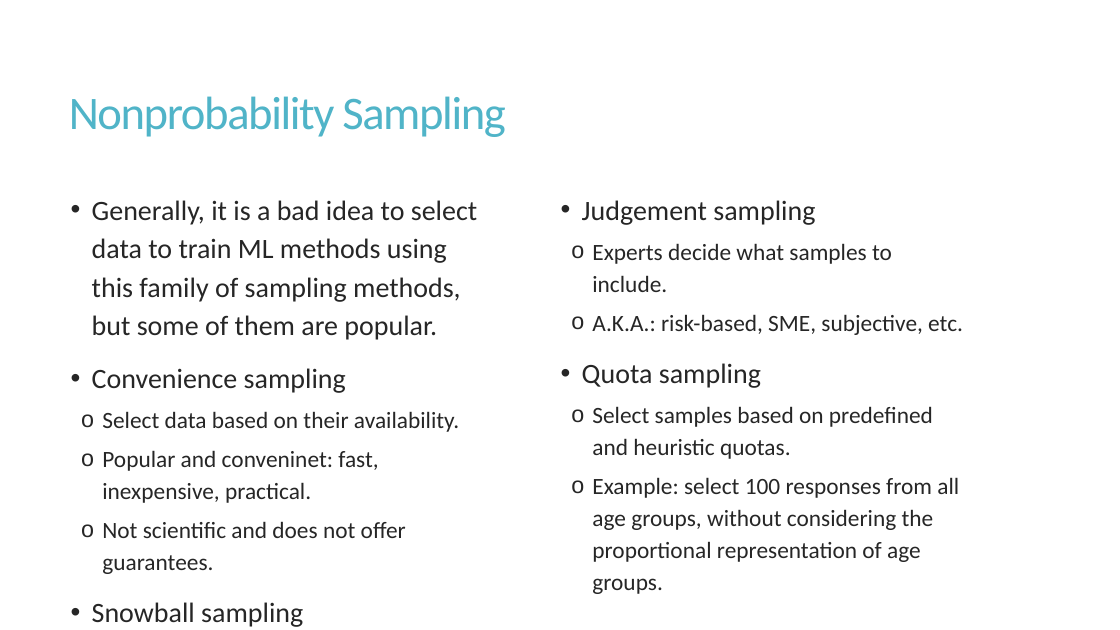
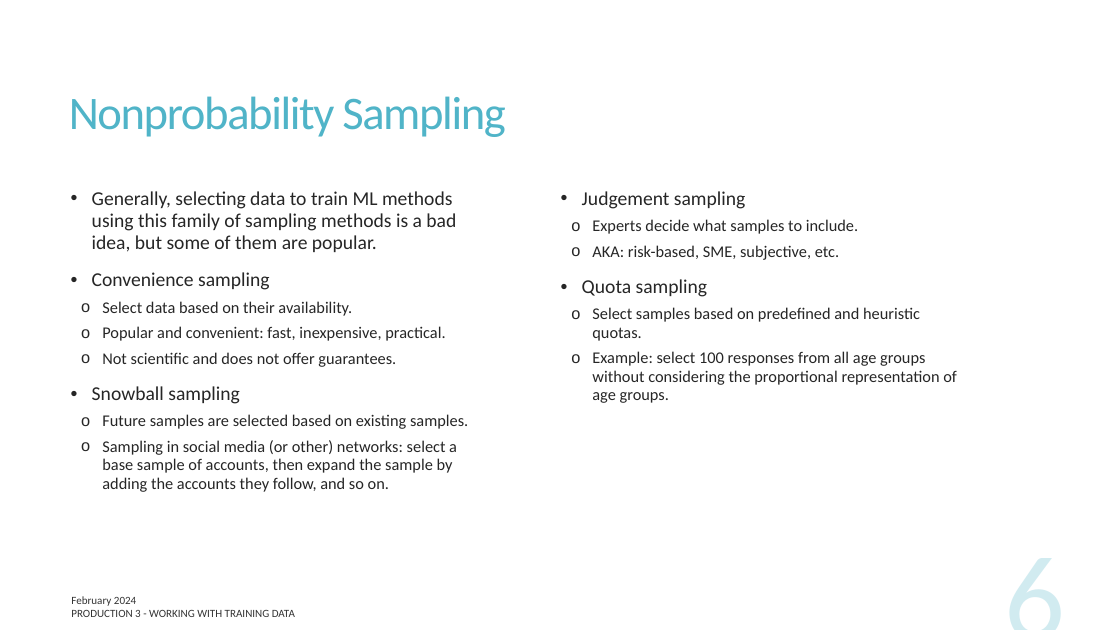
Before and after one commit to UofT-DSI/production, a slide deck: slide 6 of lessons/part_3/production_3.pptx. Drawn at 1120x630 pixels with LibreOffice and Linux fonts; fonts in the diff are those of the drawing. Boxes give left, top, right and bottom in pixels: in the first picture for what was removed or moved away, otherwise in the second. Text is boxed around its words. In the diff, an @@ line names an element or a change of style, - is before the commit and + after.

```diff
--- a/lessons/part_3/production_3.pptx
+++ b/lessons/part_3/production_3.pptx
@@ text at (x1=92, y1=191, x2=456, y2=252): text changed; size 24 to 16.8 pt @@
-• Generally, it is a bad idea to select data to train ML methods using this family of sampling methods, but some of them are popular.
+• Generally, selecting data to train ML methods using this family of sampling methods is a bad idea, but some of them are popular.
@@ text at (x1=582, y1=191, x2=920, y2=341): size 24 to 16.8 pt in "Judgement sampling", "Quota sampling"; size 20 to 14 pt in "Experts decide what samples to include.", "Select samples based on predefined and heuristic ..."; line spacing 1.14 to 0.94 @@
@@ text at (x1=592, y1=245, x2=839, y2=260): text changed; size 20 to 14 pt @@
-  o A.K.A.: risk-based, SME, subjective, etc.
+  o AKA: risk-based, SME, subjective, etc.
@@ text at (x1=92, y1=272, x2=468, y2=492): size 24 to 16.8 pt in "Convenience sampling", "Snowball sampling"; size 20 to 14 pt in "Select data based on their availability.", "Not scientific and does not offer guarantees.", "Future samples are selected based on existing ...", "Sampling in social media (or other) networks: ..."; line spacing 1.14 to 0.94 @@
@@ text at (x1=102, y1=326, x2=445, y2=341): text changed; size 20 to 14 pt @@
-  o Popular and conveninet: fast, inexpensive, practical.
+  o Popular and convenient: fast, inexpensive, practical.
@@ text at (x1=592, y1=351, x2=957, y2=403): text changed; size 20 to 14 pt @@
-  o Example: select 100 responses from all age groups, without considering the proportional representation of age groups.
+  o Example: select 100 responses from all age groups without considering the proportional representation of age groups.
@@ page number added at (x1=805, y1=540, x2=1074, y2=630), 103 pt, text #50B4C8 at 25% opacity @@
+6
@@ text added at (x1=71, y1=596, x2=136, y2=606), 9.5 pt, text #000000 at 80% opacity @@
+February 2024
@@ text added at (x1=71, y1=610, x2=295, y2=617), 9.5 pt, text #000000 at 80% opacity @@
+PRODUCTION 3 - WORKING WITH TRAINING DATA
```
Also in this commit, not shown: 18 other slides changed, 4 slides added, 4 slides removed, 2 other files.
